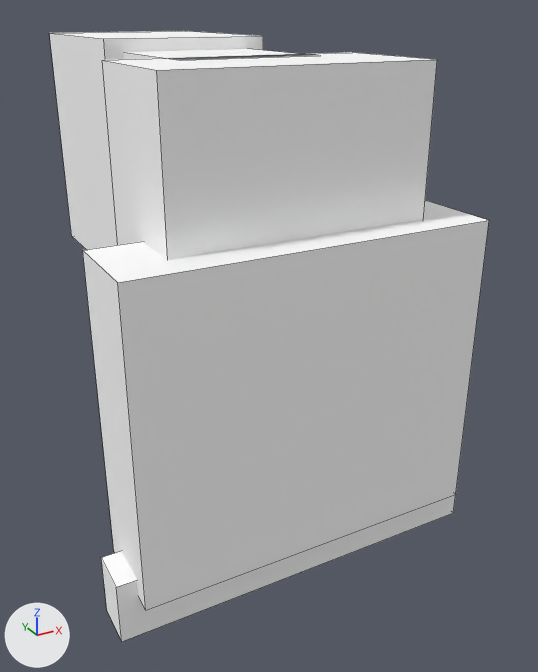
The OBJ model src/main/resources/assets/yuanxian/models/equipment/forging/workpiece_forged_hoe_ground.obj: old version first, new version second.
Camera for both pictures: a 50 mm lens placed at (0.179, -1.361, 1.164), pointed at (0.544, -0.697, 0.832). The lights are fixed; the arrows at lower left show +X, +Y and +Z. The first picture is the older version. Mesh edges are drawn as thin lines. Where no turn or scale is listed for an object, it has been applied to the vertices. Vertices at exactly the same position are counted once.

In view in the first picture: 'workpiece_forged_hoe_ground'.
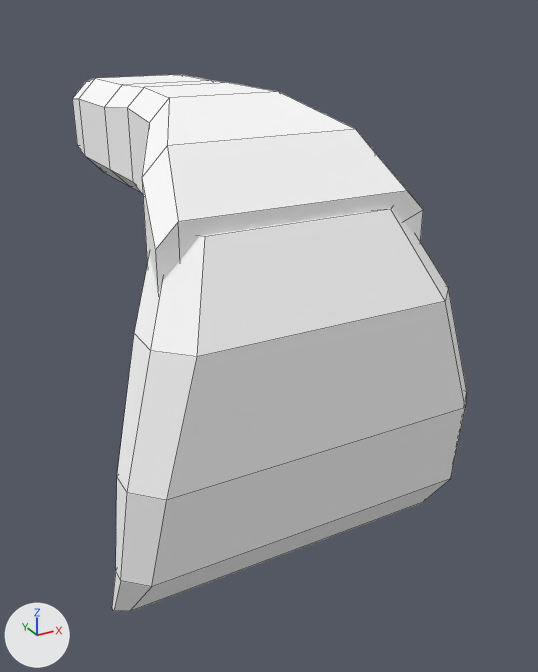
Edits to the bpy script that builds the scene:
```text
Change me_workpiece_forged_hoe_ground:
    used by ob_workpiece_forged_hoe_ground; location = (0.0, 0.0, 0.0)
    remove me_workpiece_forged_hoe_ground.from_pydata(...)  # 40 vertices, 30 faces; spans x 0.306..0.694, y -0.875..-0.394, z 0.644..1.138
    add me_workpiece_forged_hoe_ground.from_pydata(...)  # 104 vertices, 98 faces; spans x 0.311..0.689, y -0.892..-0.397, z 0.644..1.091
    me_workpiece_forged_hoe_ground part 1: the loose piece of 8 vertices spanning x 0.325..0.675, y -0.875..-0.787, z 0.688..0.988 is rebuilt with 40 vertices and now spans x 0.311..0.689, y -0.892..-0.762, z 0.644..1.0
    me_workpiece_forged_hoe_ground part 2: a new loose piece of 64 vertices spanning x 0.369..0.631, y -0.835..-0.397, z 0.905..1.091, in mat_m0 (its picture is missing)
    me_workpiece_forged_hoe_ground part 3
    32 vertices are removed from x 0.306..0.694, y -0.856..-0.394, z 0.644..1.138
    24 faces are deleted
```

What differs and where, as boxes (x1, y1, x2, y2) in the pictures (538 x 672 px):
'workpiece_forged_hoe_ground', reshaped (10% narrower, 12% shorter): before (49, 31, 489, 642); after (72, 74, 467, 612)
part 1 of me_workpiece_forged_hoe_ground, rebuilt (13% narrower): before (83, 201, 489, 610); after (112, 208, 467, 612)
part 2 of me_workpiece_forged_hoe_ground, added: after (72, 74, 423, 292)
part 3 of me_workpiece_forged_hoe_ground, deleted: before (49, 31, 456, 642)
